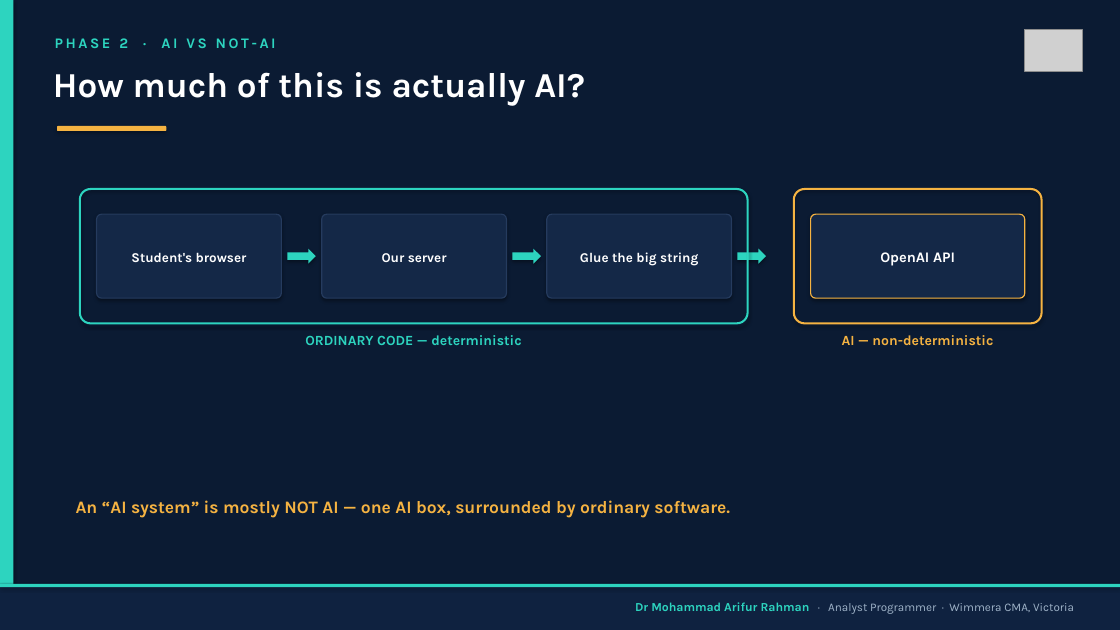
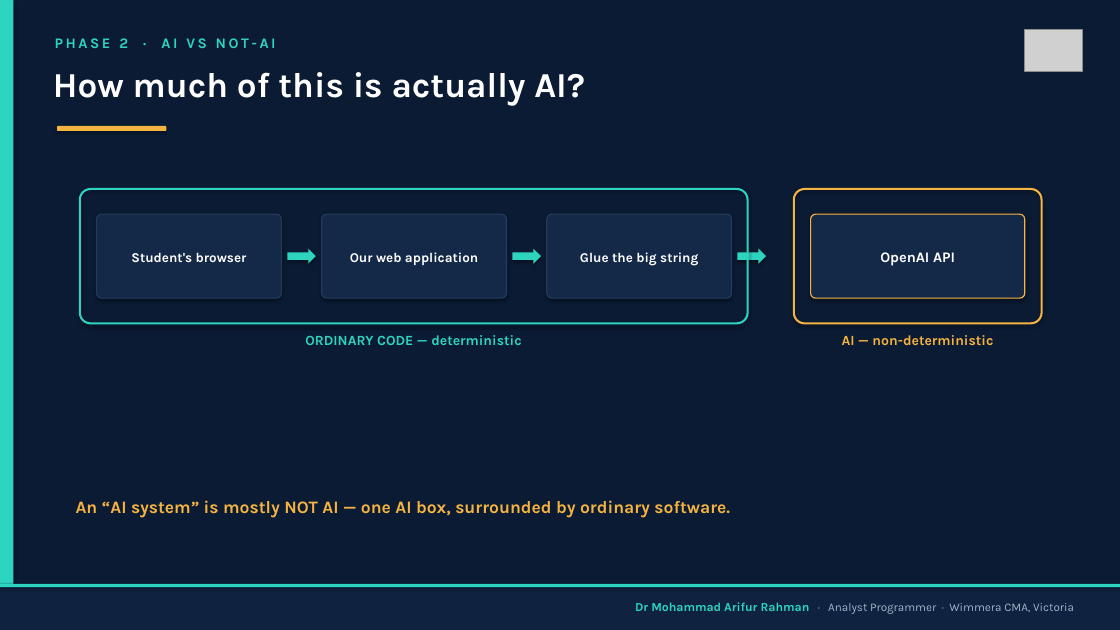
Before and after one commit to arifwcma/induction, a slide deck: slide 5 of lecture/deck.pptx (slide 6 before the commit). Drawn at 1120x630 pixels with LibreOffice and Linux fonts; fonts in the diff are those of the drawing; grey boxes stand for pictures. Boxes give left, top, right and bottom in pixels: in the first picture for what was removed or moved away, otherwise in the second. Text is boxed around its words. In the diff, an @@ line names an element or a change of style, - is before the commit and + after.

```diff
--- a/lecture/deck.pptx
+++ b/lecture/deck.pptx
@@ text at (350, 252, 478, 265): text changed @@
-Our server
+Our web application
```
Also in this commit, not shown: 2 other slides changed, 2 slides removed.
